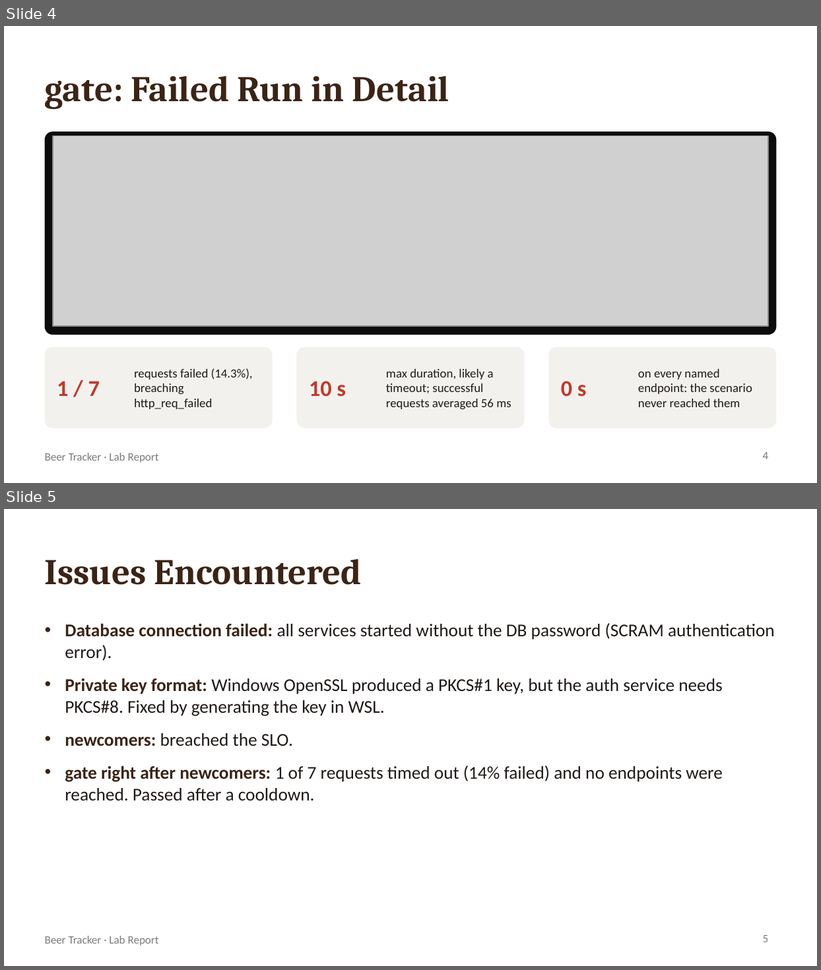
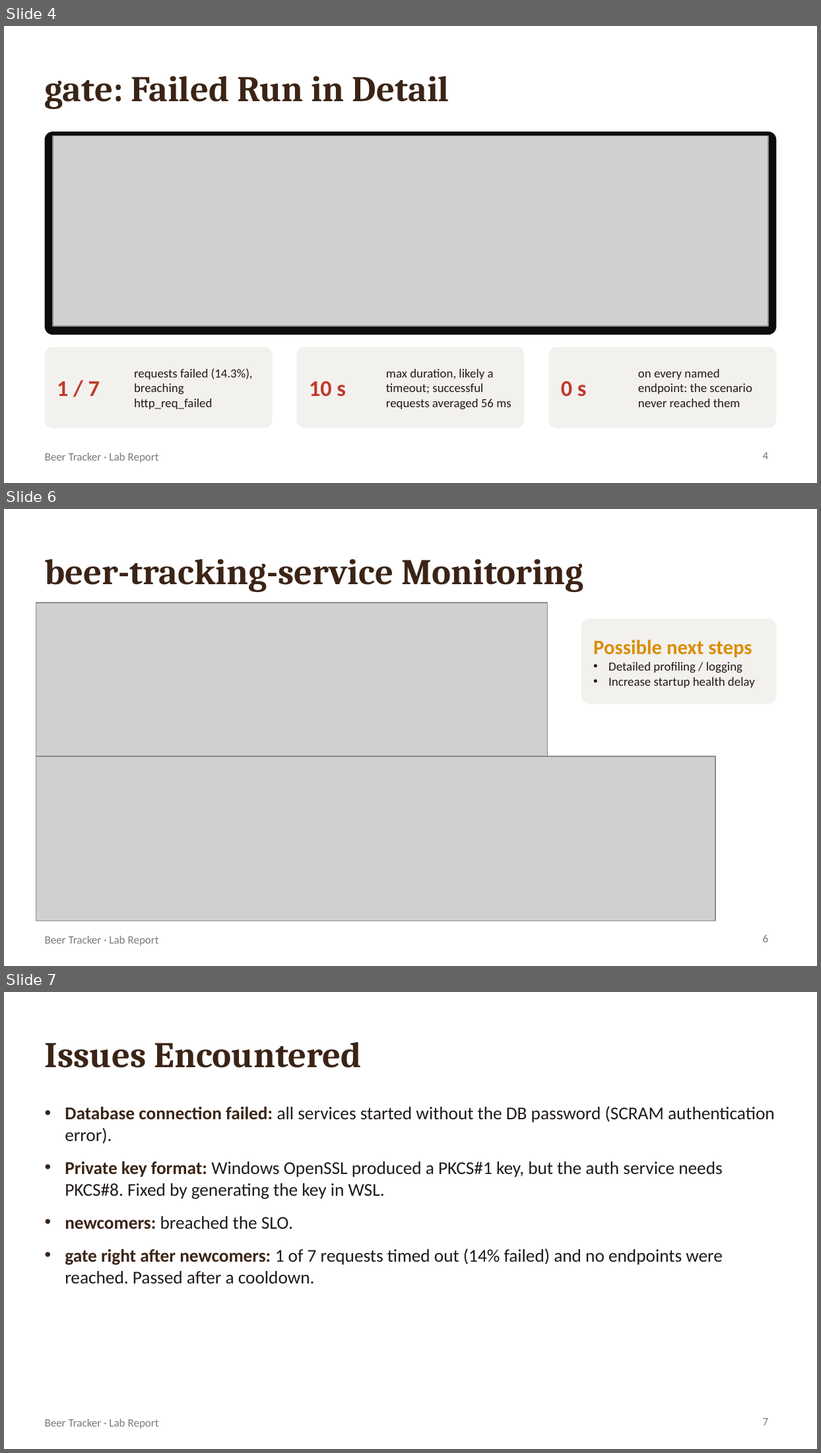
Before and after one commit to JakobSchlager/fhlva-aidlc-app, a slide deck: lab03-g1-trackers.pptx. Shown one above the other, each under a label of ours: slides 4 and 5 before the commit, slides 4, 6 and 7 after it; the slides between them are not shown. The pictures are 821x970 and 821x1453 pixels, drawn with LibreOffice and Linux fonts; fonts in the diff are those of the drawing; grey boxes stand for pictures. Boxes give left, top, right and bottom in pixels: in the first picture for what was removed or moved away, otherwise in the second. Text is boxed around its words. In the diff, an @@ line names an element or a change of style, - is before the commit and + after.

```diff
--- a/lab03-g1-trackers.pptx
+++ b/lab03-g1-trackers.pptx
@@ slide 6 added at (4, 509, 817, 966), background #FFFFFF; not listed: 1 template element that a slide beside it also shows @@
@@ title added at (45, 559, 583, 592), 32 pt, text #3B2416, bold @@
+beer-tracking-service Monitoring
@@ picture added at (36, 603, 547, 757) @@
@@ rounded rectangle added at (582, 619, 776, 704), fill #F3F1EE @@
@@ text added at (593, 640, 755, 688), 11 pt, text #1F1A17 @@
+Possible next steps
+• Detailed profiling / logging
+• Increase startup health delay
@@ picture added at (36, 757, 715, 921) @@
@@ page number added at (763, 935, 769, 943), 10 pt, text #7A7A7A @@
+6
@@ what was slide 5 is now slide 7 @@
@@ page number at (763, 1418, 769, 1426): text changed @@
-5
+7
```
Also in this commit, not shown: 1 slide changed, 1 other slide added.
